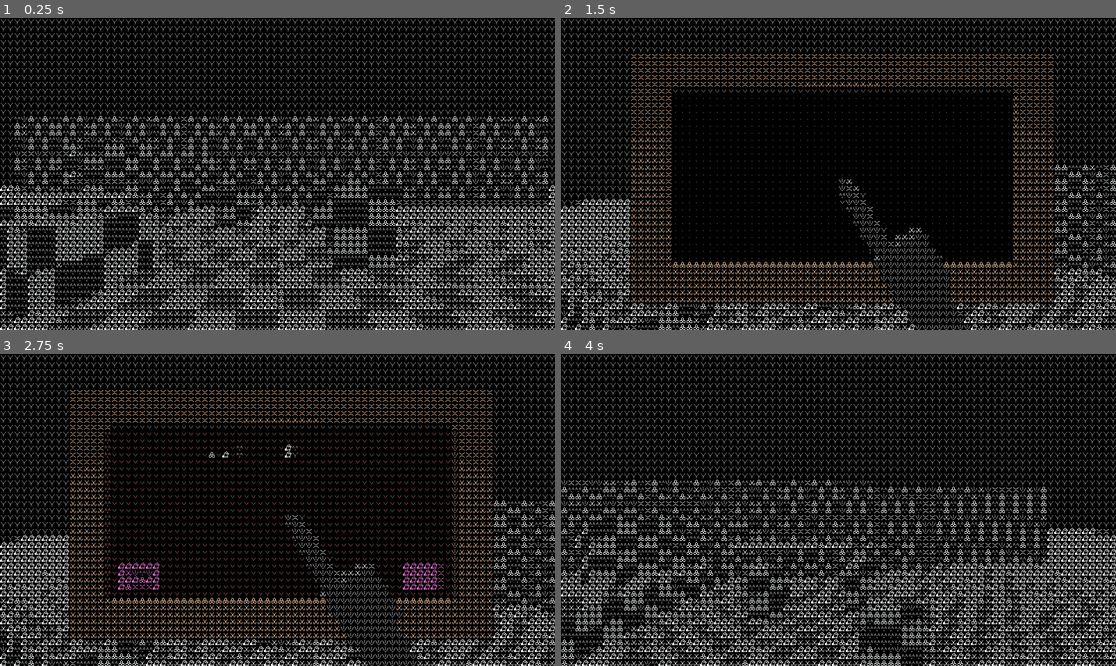
Above: before the commit, frames 1-4 (two rows, left to right).
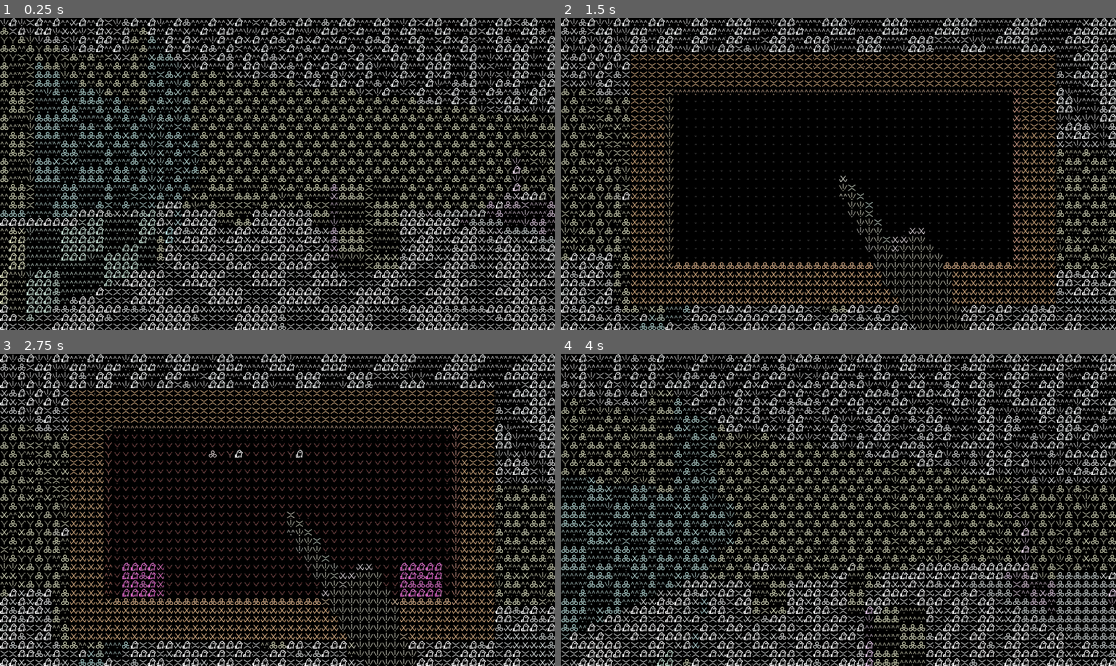
Above: after the commit, the same moments.

Repository: Tchetchouille/ijo-musi
Game: Godot game, scene res://Scenes/SystemsAndManagers/main.tscn
Same seed, same stepped clock (60 frames per second), same inputs: the game is played once before the commit and once after it.
Inputs (mouse positions are in pixels of both pictures, inside the frame that each line leads up to):
- Up to frame 1 (0.25 s): no input
- Up to frame 2 (1.5 s): tap Enter at 0.5 s; move the mouse to (866, 174) at 0.52 s; press the mouse at (866, 174) at 0.53 s; hold Space (fly_up) from 0.53 s (still down); move the mouse to (810, 174) at 1.27 s; release the mouse at (810, 174) at 1.28 s; right-click (810, 174) at 1.35 s
- Up to frame 3 (2.75 s): keep holding Space (fly_up); move the mouse to (288, 503) at 2.02 s; press the mouse at (288, 503) at 2.03 s
- Up to frame 4 (4 s): keep holding Space (fly_up); tap Enter at 2.75 s; move the mouse to (832, 516) at 2.77 s; release the mouse at (832, 516) at 2.78 s; right-click (832, 516) at 2.85 s; move the mouse to (877, 513) at 3.52 s; press the mouse at (877, 513) at 3.53 s

The runs differ from the first frame. In frame 1, 48% of the frame differs, in the area x 0-100%, y 0-100%; in frame 2, 33%; in frame 3, 38%; in frame 4, 47%.

Commit message:
Finished Waiting Room Whiteboxing

Diff:
--- a/Godot Project/Actual ijo musi Project/actual-ijo-musi-project/Resources and Assets/Shaders/ascii_shader.tres
+++ b/Godot Project/Actual ijo musi Project/actual-ijo-musi-project/Resources and Assets/Shaders/ascii_shader.tres
@@ -14,7 +14,7 @@
 [sub_resource type="VisualShaderNodeVectorCompose" id="VisualShaderNodeVectorCompose_flp6w"]
 
 [sub_resource type="VisualShaderNodeFloatConstant" id="VisualShaderNodeFloatConstant_514u3"]
-constant = 0.1
+constant = 0.08
 
 [sub_resource type="VisualShaderNodeInput" id="VisualShaderNodeInput_fx8dt"]
 input_name = "uv"
@@ -184,7 +184,7 @@
 
 
 // FloatConstant:14
-	float n_out14p0 = 0.100000;
+	float n_out14p0 = 0.080000;
 
 
 // VectorCompose:13
@@ -464,7 +464,7 @@
 
 }
 "
-graph_offset = Vector2(-1883.52, 284.16)
+graph_offset = Vector2(-1302.6, 151.389)
 mode = 1
 flags/light_only = false
 nodes/fragment/0/position = Vector2(1880, 4940)
--- a/Godot Project/Actual ijo musi Project/actual-ijo-musi-project/Resources and Assets/Shaders/pixel_shader.tres
+++ b/Godot Project/Actual ijo musi Project/actual-ijo-musi-project/Resources and Assets/Shaders/pixel_shader.tres
@@ -14,7 +14,7 @@
 [sub_resource type="VisualShaderNodeVectorCompose" id="VisualShaderNodeVectorCompose_flp6w"]
 
 [sub_resource type="VisualShaderNodeFloatConstant" id="VisualShaderNodeFloatConstant_514u3"]
-constant = 0.1
+constant = 0.08
 
 [sub_resource type="VisualShaderNodeTexture" id="VisualShaderNodeTexture_8scub"]
 source = 1
@@ -56,7 +56,7 @@
 
 
 // FloatConstant:14
-	float n_out14p0 = 0.100000;
+	float n_out14p0 = 0.080000;
 
 
 // VectorCompose:13
@@ -90,7 +90,7 @@
 
 }
 "
-graph_offset = Vector2(-1114.97, 49.7704)
+graph_offset = Vector2(-1343.32, 229.94)
 mode = 1
 flags/light_only = false
 nodes/fragment/3/node = SubResource("VisualShaderNodeTexture_8scub")
--- a/Godot Project/Actual ijo musi Project/actual-ijo-musi-project/Scenes/Level Prototypes and Whiteboxing/whitebox_waiting_room.tscn
+++ b/Godot Project/Actual ijo musi Project/actual-ijo-musi-project/Scenes/Level Prototypes and Whiteboxing/whitebox_waiting_room.tscn
@@ -1,10 +1,10 @@
-[gd_scene load_steps=19 format=3 uid="uid://c6fca6orqkrh4"]
+[gd_scene load_steps=56 format=3 uid="uid://c6fca6orqkrh4"]
 
 [ext_resource type="Texture2D" uid="uid://ch880hx1kx5ot" path="res://Resources and Assets/Textures/whitebox_texture.png" id="1_nvjux"]
 
 [sub_resource type="StandardMaterial3D" id="StandardMaterial3D_ystdp"]
 albedo_texture = ExtResource("1_nvjux")
-uv1_scale = Vector3(100, 100, 100)
+uv1_scale = Vector3(45, 0.5, 20)
 uv1_triplanar = true
 
 [sub_resource type="BoxMesh" id="BoxMesh_5tdr4"]
@@ -32,7 +32,7 @@
 
 [sub_resource type="StandardMaterial3D" id="StandardMaterial3D_5tdr4"]
 albedo_texture = ExtResource("1_nvjux")
-uv1_scale = Vector3(2, 3, 5)
+uv1_scale = Vector3(2, 3, 8)
 uv1_triplanar = true
 
 [sub_resource type="BoxMesh" id="BoxMesh_e78lp"]
@@ -42,7 +42,7 @@
 
 [sub_resource type="StandardMaterial3D" id="StandardMaterial3D_cc2fd"]
 albedo_texture = ExtResource("1_nvjux")
-uv1_scale = Vector3(4.5, 1, 9)
+uv1_scale = Vector3(4.5, 1, 11)
 uv1_triplanar = true
 
 [sub_resource type="BoxMesh" id="BoxMesh_pe3tw"]
@@ -50,6 +50,16 @@
 
 [sub_resource type="BoxShape3D" id="BoxShape3D_qshpw"]
 
+[sub_resource type="StandardMaterial3D" id="StandardMaterial3D_8hccs"]
+albedo_texture = ExtResource("1_nvjux")
+uv1_scale = Vector3(1, 10, 3)
+uv1_triplanar = true
+
+[sub_resource type="BoxMesh" id="BoxMesh_kcvfc"]
+material = SubResource("StandardMaterial3D_8hccs")
+
+[sub_resource type="BoxShape3D" id="BoxShape3D_e4dj8"]
+
 [sub_resource type="StandardMaterial3D" id="StandardMaterial3D_pe3tw"]
 albedo_texture = ExtResource("1_nvjux")
 uv1_scale = Vector3(30, 10, 0.1)
@@ -60,28 +70,154 @@
 
 [sub_resource type="BoxShape3D" id="BoxShape3D_1yb1q"]
 
+[sub_resource type="StandardMaterial3D" id="StandardMaterial3D_qshpw"]
+albedo_texture = ExtResource("1_nvjux")
+uv1_scale = Vector3(7.5, 10, 0.5)
+uv1_triplanar = true
+
+[sub_resource type="BoxMesh" id="BoxMesh_nvjux"]
+material = SubResource("StandardMaterial3D_qshpw")
+
+[sub_resource type="BoxShape3D" id="BoxShape3D_ystdp"]
+
+[sub_resource type="BoxShape3D" id="BoxShape3D_e78lp"]
+size = Vector3(0.994141, 1.22043, 1)
+
+[sub_resource type="StandardMaterial3D" id="StandardMaterial3D_1yb1q"]
+albedo_texture = ExtResource("1_nvjux")
+uv1_scale = Vector3(0.75, 0.75, 1)
+uv1_triplanar = true
+
+[sub_resource type="BoxMesh" id="BoxMesh_1yb1q"]
+material = SubResource("StandardMaterial3D_1yb1q")
+
+[sub_resource type="StandardMaterial3D" id="StandardMaterial3D_nsfrj"]
+albedo_texture = ExtResource("1_nvjux")
+uv1_scale = Vector3(0.25, 1.25, 1)
+uv1_triplanar = true
+
+[sub_resource type="BoxMesh" id="BoxMesh_nsfrj"]
+material = SubResource("StandardMaterial3D_nsfrj")
+
+[sub_resource type="BoxMesh" id="BoxMesh_cc2fd"]
+
+[sub_resource type="BoxShape3D" id="BoxShape3D_pe3tw"]
+
+[sub_resource type="StandardMaterial3D" id="StandardMaterial3D_kyc0y"]
+albedo_texture = ExtResource("1_nvjux")
+uv1_scale = Vector3(1.9, 0.6, 1)
+uv1_triplanar = true
+
+[sub_resource type="BoxMesh" id="BoxMesh_kyc0y"]
+material = SubResource("StandardMaterial3D_kyc0y")
+
+[sub_resource type="BoxShape3D" id="BoxShape3D_qtvbj"]
+
+[sub_resource type="StandardMaterial3D" id="StandardMaterial3D_qtvbj"]
+albedo_texture = ExtResource("1_nvjux")
+uv1_scale = Vector3(0.2, 0.2, 0.2)
+uv1_triplanar = true
+
+[sub_resource type="CylinderMesh" id="CylinderMesh_60uxu"]
+material = SubResource("StandardMaterial3D_qtvbj")
+
+[sub_resource type="CylinderShape3D" id="CylinderShape3D_tb8pr"]
+
+[sub_resource type="StandardMaterial3D" id="StandardMaterial3D_vlhxa"]
+albedo_texture = ExtResource("1_nvjux")
+uv1_scale = Vector3(0.6, 0.5, 0.6)
+uv1_triplanar = true
+
+[sub_resource type="BoxMesh" id="BoxMesh_fblsa"]
+material = SubResource("StandardMaterial3D_vlhxa")
+
+[sub_resource type="BoxShape3D" id="BoxShape3D_v6mdv"]
+
+[sub_resource type="StandardMaterial3D" id="StandardMaterial3D_60uxu"]
+albedo_texture = ExtResource("1_nvjux")
+uv1_scale = Vector3(1, 3, 6)
+uv1_triplanar = true
+
+[sub_resource type="BoxMesh" id="BoxMesh_8hccs"]
+material = SubResource("StandardMaterial3D_60uxu")
+
+[sub_resource type="BoxShape3D" id="BoxShape3D_etx55"]
+
+[sub_resource type="BoxMesh" id="BoxMesh_qtvbj"]
+
+[sub_resource type="BoxShape3D" id="BoxShape3D_60uxu"]
+
+[sub_resource type="StandardMaterial3D" id="StandardMaterial3D_tb8pr"]
+albedo_texture = ExtResource("1_nvjux")
+uv1_scale = Vector3(0.5, 8, 1)
+uv1_triplanar = true
+
+[sub_resource type="BoxMesh" id="BoxMesh_60uxu"]
+material = SubResource("StandardMaterial3D_tb8pr")
+
+[sub_resource type="StandardMaterial3D" id="StandardMaterial3D_fblsa"]
+albedo_texture = ExtResource("1_nvjux")
+uv1_scale = Vector3(4, 0.2, 1)
+uv1_triplanar = true
+
+[sub_resource type="BoxMesh" id="BoxMesh_tb8pr"]
+material = SubResource("StandardMaterial3D_fblsa")
+
+[sub_resource type="BoxShape3D" id="BoxShape3D_vlhxa"]
+
+[sub_resource type="StandardMaterial3D" id="StandardMaterial3D_v6mdv"]
+albedo_texture = ExtResource("1_nvjux")
+uv1_scale = Vector3(0.5, 0.4, 0.5)
+uv1_triplanar = true
+
+[sub_resource type="CylinderMesh" id="CylinderMesh_nvjux"]
+material = SubResource("StandardMaterial3D_v6mdv")
+
+[sub_resource type="CylinderShape3D" id="CylinderShape3D_ystdp"]
+
+[sub_resource type="BoxMesh" id="BoxMesh_etx55"]
+
+[sub_resource type="BoxShape3D" id="BoxShape3D_kcvfc"]
+
 [node name="WhiteboxWaitingRoom" type="Node3D"]
-
-[node name="Floor" type="StaticBody3D" parent="."]
-transform = Transform3D(100, 0, 0, 0, 0.072, 0, 0, 0, 100, 0, 0, 0)
-
-[node name="MeshInstance3D" type="MeshInstance3D" parent="Floor"]
-mesh = SubResource("BoxMesh_5tdr4")
-
-[node name="CollisionShape3D" type="CollisionShape3D" parent="Floor"]
-shape = SubResource("BoxShape3D_nvjux")
 
 [node name="Lights" type="Node3D" parent="."]
 transform = Transform3D(-0.5, 0.612372, -0.612372, 0, 0.707107, 0.707107, 0.866025, 0.353553, -0.353553, 0, 0, 0)
 
 [node name="DirectionalLight3D" type="DirectionalLight3D" parent="Lights"]
 transform = Transform3D(-0.5, -0.612372, 0.612372, 0.612372, 0.25, 0.75, -0.612372, 0.75, 0.25, 0, 0, 0)
+light_color = Color(1, 1, 0.803922, 1)
 
 [node name="DirectionalLight3D2" type="DirectionalLight3D" parent="Lights"]
 transform = Transform3D(1, 0, 0, 0, 1, -2.98023e-08, 0, -2.98023e-08, 1, 0, 0, 0)
+light_color = Color(1, 0.815686, 1, 1)
 
 [node name="DirectionalLight3D3" type="DirectionalLight3D" parent="Lights"]
 transform = Transform3D(-0.5, 0.612373, -0.612373, -0.612372, 0.25, 0.75, 0.612372, 0.75, 0.25, 0, 0, 0)
+light_color = Color(0.74902, 1, 1, 1)
+
+[node name="DirectionalLight3D4" type="DirectionalLight3D" parent="Lights"]
+transform = Transform3D(0.572906, 0.772632, -0.273531, 0.273531, -0.49483, -0.824818, -0.772632, 0.397723, -0.49483, 0, 0, 0)
+
+[node name="FloorAndCeiling" type="Node3D" parent="."]
+
+[node name="Floor" type="StaticBody3D" parent="FloorAndCeiling"]
+transform = Transform3D(45, 0, 0, 0, 0.072, 0, 0, 0, 20, 2.5, 0, -5)
+
+[node name="MeshInstance3D" type="MeshInstance3D" parent="FloorAndCeiling/Floor"]
+mesh = SubResource("BoxMesh_5tdr4")
+
+[node name="CollisionShape3D" type="CollisionShape3D" parent="FloorAndCeiling/Floor"]
+shape = SubResource("BoxShape3D_nvjux")
+
+[node name="Ceiling" type="StaticBody3D" parent="FloorAndCeiling"]
+transform = Transform3D(44.5621, 0.0100205, 0, -6.26279, 0.0712993, 0, 0, 0, 20, 2.5, 6.9155, -5)
+
+[node name="MeshInstance3D" type="MeshInstance3D" parent="FloorAndCeiling/Ceiling"]
+mesh = SubResource("BoxMesh_5tdr4")
+
+[node name="CollisionShape3D" type="CollisionShape3D" parent="FloorAndCeiling/Ceiling"]
+shape = SubResource("BoxShape3D_nvjux")
 
 [node name="Showcases" type="Node3D" parent="."]
 
@@ -133,7 +269,7 @@
 [node name="Rubbles" type="Node3D" parent="."]
 
 [node name="Rubbles1" type="StaticBody3D" parent="Rubbles"]
-transform = Transform3D(1.69556, 0, -2.65174, 0, 3, 0, 1.0607, 0, 4.2389, -6.17659, 1.49143, -9.6892)
+transform = Transform3D(1.99511, 0, -0.559166, 0, 3, 0, 0.139791, 0, 7.98043, -5.87962, 2.53964, -8.23284)
 
 [node name="MeshInstance3D" type="MeshInstance3D" parent="Rubbles/Rubbles1"]
 transform = Transform3D(1, 0, 0, 0, 1, 0, 0, 0, 1, 0, 0, 0)
@@ -142,23 +278,276 @@
 [node name="CollisionShape3D" type="CollisionShape3D" parent="Rubbles/Rubbles1"]
 shape = SubResource("BoxShape3D_cc2fd")
 
-[node name="StaticBody3D" type="StaticBody3D" parent="Rubbles"]
-transform = Transform3D(4.40829, 0, -1.8077, 0, 1, 0, 0.90385, 0, 8.81659, -6.87867, 0.525461, -8.55697)
-
-[node name="MeshInstance3D" type="MeshInstance3D" parent="Rubbles/StaticBody3D"]
+[node name="Rubbles2" type="StaticBody3D" parent="Rubbles"]
+transform = Transform3D(4.14646, 0, 4.27382, 0, 1, 0, -1.74838, 0, 10.1358, -6.54965, 0.00749874, -8.31383)
+
+[node name="MeshInstance3D" type="MeshInstance3D" parent="Rubbles/Rubbles2"]
 transform = Transform3D(1, 0, 0, 0, 1, 0, 0, 0, 1, -0.00712705, -3.33786e-05, -0.00170088)
 mesh = SubResource("BoxMesh_pe3tw")
 
-[node name="CollisionShape3D" type="CollisionShape3D" parent="Rubbles/StaticBody3D"]
+[node name="CollisionShape3D" type="CollisionShape3D" parent="Rubbles/Rubbles2"]
 shape = SubResource("BoxShape3D_qshpw")
 
+[node name="Rubbles4" type="StaticBody3D" parent="Rubbles"]
+transform = Transform3D(4.49391, 0, -0.572053, 0, 1, 0, 0.234021, 0, 10.9851, -7.73052, 0.525461, -6.03433)
+
+[node name="MeshInstance3D" type="MeshInstance3D" parent="Rubbles/Rubbles4"]
+transform = Transform3D(1, 0, 0, 0, 1, 0, 0, 0, 1, -0.00712705, -3.33786e-05, -0.00170088)
+mesh = SubResource("BoxMesh_pe3tw")
+
+[node name="CollisionShape3D" type="CollisionShape3D" parent="Rubbles/Rubbles4"]
+shape = SubResource("BoxShape3D_qshpw")
+
+[node name="Rubbles3" type="StaticBody3D" parent="Rubbles"]
+transform = Transform3D(0.993637, 0, -0.337893, 0, 10, 0, 0.112631, 0, 2.98091, -6.06495, 5, -10.3728)
+
+[node name="MeshInstance3D" type="MeshInstance3D" parent="Rubbles/Rubbles3"]
+mesh = SubResource("BoxMesh_kcvfc")
+
+[node name="CollisionShape3D" type="CollisionShape3D" parent="Rubbles/Rubbles3"]
+shape = SubResource("BoxShape3D_e4dj8")
+
 [node name="Walls" type="Node3D" parent="."]
 
-[node name="StaticBody3D" type="StaticBody3D" parent="Walls"]
-transform = Transform3D(30, 0, 0, 0, 5, 0, 0, 0, 0.1, 0, 2.5, -11.534)
-
-[node name="MeshInstance3D" type="MeshInstance3D" parent="Walls/StaticBody3D"]
+[node name="EastWall" type="StaticBody3D" parent="Walls"]
+transform = Transform3D(30, 0, 0, 0, 10, 0, 0, 0, 0.5, 3.167, 5, -12)
+
+[node name="MeshInstance3D" type="MeshInstance3D" parent="Walls/EastWall"]
 mesh = SubResource("BoxMesh_qshpw")
 
-[node name="CollisionShape3D" type="CollisionShape3D" parent="Walls/StaticBody3D"]
+[node name="CollisionShape3D" type="CollisionShape3D" parent="Walls/EastWall"]
 shape = SubResource("BoxShape3D_1yb1q")
+
+[node name="WestWall" type="StaticBody3D" parent="Walls"]
+transform = Transform3D(30, 0, 0, 0, 10, 0, 0, 0, 0.5, 3.167, 5, 3)
+
+[node name="MeshInstance3D" type="MeshInstance3D" parent="Walls/WestWall"]
+mesh = SubResource("BoxMesh_qshpw")
+
+[node name="CollisionShape3D" type="CollisionShape3D" parent="Walls/WestWall"]
+shape = SubResource("BoxShape3D_1yb1q")
+
+[node name="NorthWalls" type="Node3D" parent="Walls"]
+
+[node name="NorthEastWall" type="StaticBody3D" parent="Walls/NorthWalls"]
+transform = Transform3D(6.49519, 0, 0.25, 0, 10, 0, -3.75, 0, 0.433013, -15.1866, 5, -10.0741)
+
+[node name="MeshInstance3D" type="MeshInstance3D" parent="Walls/NorthWalls/NorthEastWall"]
+mesh = SubResource("BoxMesh_nvjux")
+
+[node name="CollisionShape3D" type="CollisionShape3D" parent="Walls/NorthWalls/NorthEastWall"]
+shape = SubResource("BoxShape3D_ystdp")
+
+[node name="NorthWestWall" type="StaticBody3D" parent="Walls/NorthWalls"]
+transform = Transform3D(6.49519, 0, -0.25, 0, 10, 0, 3.75, 0, 0.433013, -15.187, 5, 1)
+
+[node name="MeshInstance3D" type="MeshInstance3D" parent="Walls/NorthWalls/NorthWestWall"]
+mesh = SubResource("BoxMesh_nvjux")
+
+[node name="CollisionShape3D" type="CollisionShape3D" parent="Walls/NorthWalls/NorthWestWall"]
+shape = SubResource("BoxShape3D_ystdp")
+
+[node name="NorthWall" type="StaticBody3D" parent="Walls/NorthWalls"]
+transform = Transform3D(-3.27835e-07, 0, 0.5, 0, 10, 0, -7.5, 0, -2.18557e-08, -18.6228, 5, -4.54996)
+
+[node name="MeshInstance3D" type="MeshInstance3D" parent="Walls/NorthWalls/NorthWall"]
+mesh = SubResource("BoxMesh_nvjux")
+
+[node name="CollisionShape3D" type="CollisionShape3D" parent="Walls/NorthWalls/NorthWall"]
+shape = SubResource("BoxShape3D_ystdp")
+
+[node name="SouthWalls" type="Node3D" parent="Walls"]
+transform = Transform3D(-1, 0, -8.74228e-08, 0, 1, 0, 8.74228e-08, 0, -1, 0.938204, 0.00106049, -8.92178)
+
+[node name="SouthWestWall" type="StaticBody3D" parent="Walls/SouthWalls"]
+transform = Transform3D(6.49519, 0, 0.25, 0, 10, 0, -3.75, 0, 0.433013, -15.1866, 5, -10.0741)
+
+[node name="MeshInstance3D" type="MeshInstance3D" parent="Walls/SouthWalls/SouthWestWall"]
+mesh = SubResource("BoxMesh_nvjux")
+
+[node name="CollisionShape3D" type="CollisionShape3D" parent="Walls/SouthWalls/SouthWestWall"]
+shape = SubResource("BoxShape3D_ystdp")
+
+[node name="SouthEastWall" type="StaticBody3D" parent="Walls/SouthWalls"]
+transform = Transform3D(6.49519, 0, -0.25, 0, 10, 0, 3.75, 0, 0.433013, -15.187, 5, 1)
+
+[node name="MeshInstance3D" type="MeshInstance3D" parent="Walls/SouthWalls/SouthEastWall"]
+mesh = SubResource("BoxMesh_nvjux")
+
+[node name="CollisionShape3D" type="CollisionShape3D" parent="Walls/SouthWalls/SouthEastWall"]
+shape = SubResource("BoxShape3D_ystdp")
+
+[node name="SouthWall" type="StaticBody3D" parent="Walls/SouthWalls"]
+transform = Transform3D(-3.27835e-07, 0, 0.5, 0, 10, 0, -7.5, 0, -2.18557e-08, -18.6228, 5, -4.54996)
+
+[node name="MeshInstance3D" type="MeshInstance3D" parent="Walls/SouthWalls/SouthWall"]
+mesh = SubResource("BoxMesh_nvjux")
+
+[node name="CollisionShape3D" type="CollisionShape3D" parent="Walls/SouthWalls/SouthWall"]
+shape = SubResource("BoxShape3D_ystdp")
+
+[node name="Armchair" type="StaticBody3D" parent="."]
+transform = Transform3D(-0.791042, 0, -0.611762, 0, 1, 0, 0.611762, 0, -0.791042, 8.48932, 0, -1.51208)
+
+[node name="CollisionShape3D" type="CollisionShape3D" parent="Armchair"]
+transform = Transform3D(1, -0.000469799, 1.78814e-07, 0.000469799, 1, -0.000607477, 1.49012e-07, 0.000607477, 1, 0.134088, 0.662558, 0.000403881)
+shape = SubResource("BoxShape3D_e78lp")
+
+[node name="MeshInstance3D" type="MeshInstance3D" parent="Armchair"]
+transform = Transform3D(0.75, 0, 0, 0, 0.75, 0, 0, 0, 1, 0, 0.375, 0)
+mesh = SubResource("BoxMesh_1yb1q")
+
+[node name="MeshInstance3D2" type="MeshInstance3D" parent="Armchair"]
+transform = Transform3D(0.25, 0, 0, 0, 1.25, 0, 0, 0, 1, 0.5, 0.65, 0)
+mesh = SubResource("BoxMesh_nsfrj")
+
+[node name="Armchair2" type="StaticBody3D" parent="."]
+transform = Transform3D(-0.997635, 0.0687293, 3.00425e-09, 0, -4.37114e-08, 1, 0.0687293, 0.997635, 4.3608e-08, 8.26237, 0.546839, -7.10091)
+
+[node name="CollisionShape3D" type="CollisionShape3D" parent="Armchair2"]
+transform = Transform3D(1, -0.000469799, 1.78814e-07, 0.000469799, 1, -0.000607477, 1.49012e-07, 0.000607477, 1, 0.134088, 0.662558, 0.000403881)
+shape = SubResource("BoxShape3D_e78lp")
+
+[node name="MeshInstance3D" type="MeshInstance3D" parent="Armchair2"]
+transform = Transform3D(0.75, 0, 0, 0, 0.75, 0, 0, 0, 1, 0, 0.375, 0)
+mesh = SubResource("BoxMesh_1yb1q")
+
+[node name="MeshInstance3D2" type="MeshInstance3D" parent="Armchair2"]
+transform = Transform3D(0.25, 0, 0, 0, 1.25, 0, 0, 0, 1, 0.5, 0.65, 0)
+mesh = SubResource("BoxMesh_nsfrj")
+
+[node name="Rug" type="StaticBody3D" parent="."]
+transform = Transform3D(8, 0, 0, 0, 0.1, 0, 0, 0, 10, 10.65, 0, -4.265)
+
+[node name="MeshInstance3D" type="MeshInstance3D" parent="Rug"]
+mesh = SubResource("BoxMesh_cc2fd")
+
+[node name="CollisionShape3D" type="CollisionShape3D" parent="Rug"]
+shape = SubResource("BoxShape3D_pe3tw")
+
+[node name="Body" type="StaticBody3D" parent="."]
+transform = Transform3D(1.67002, 0, -0.476898, 0, 0.6, 0, 0.906106, 0, 0.878959, 11.172, 0.334089, -5.1718)
+
+[node name="MeshInstance3D" type="MeshInstance3D" parent="Body"]
+mesh = SubResource("BoxMesh_kyc0y")
+
+[node name="CollisionShape3D" type="CollisionShape3D" parent="Body"]
+shape = SubResource("BoxShape3D_qtvbj")
+
+[node name="PoisonBottle" type="StaticBody3D" parent="."]
+transform = Transform3D(0.15883, 0.121544, -5.31288e-09, 1.73145e-16, -8.74228e-09, -0.2, -0.121544, 0.15883, -6.94268e-09, 18.549, 0.144899, -7.45554)
+
+[node name="MeshInstance3D" type="MeshInstance3D" parent="PoisonBottle"]
+mesh = SubResource("CylinderMesh_60uxu")
+
+[node name="CollisionShape3D" type="CollisionShape3D" parent="PoisonBottle"]
+shape = SubResource("CylinderShape3D_tb8pr")
+
+[node name="Table" type="StaticBody3D" parent="."]
+transform = Transform3D(0.6, 0, 0, 0, 0.5, 0, 0, 0, 0.6, 9.26868, 0.304567, -0.451812)
+
+[node name="MeshInstance3D" type="MeshInstance3D" parent="Table"]
+mesh = SubResource("BoxMesh_fblsa")
+
+[node name="CollisionShape3D" type="CollisionShape3D" parent="Table"]
+shape = SubResource("BoxShape3D_v6mdv")
+
+[node name="Table2" type="StaticBody3D" parent="."]
+transform = Transform3D(0.6, 0, 0, 0, 0.5, 0, 0, 0, 0.6, 9.1787, 0.304567, -8.38137)
+
+[node name="MeshInstance3D" type="MeshInstance3D" parent="Table2"]
+mesh = SubResource("BoxMesh_fblsa")
+
+[node name="CollisionShape3D" type="CollisionShape3D" parent="Table2"]
+shape = SubResource("BoxShape3D_v6mdv")
+
+[node name="Bookshelf" type="StaticBody3D" parent="."]
+transform = Transform3D(0.5, 0, 5.19615, 0, 3, 0, -0.866025, 0, 3, 15.2892, 1.5, -9.5763)
+
+[node name="MeshInstance3D" type="MeshInstance3D" parent="Bookshelf"]
+mesh = SubResource("BoxMesh_8hccs")
+
+[node name="CollisionShape3D" type="CollisionShape3D" parent="Bookshelf"]
+shape = SubResource("BoxShape3D_etx55")
+
+[node name="Fireplace" type="Node3D" parent="."]
+transform = Transform3D(1, 0, 0, 0, 1, 0, 0, 0, 1, 18.7181, 0.827454, -4.38022)
+
+[node name="Fireplace" type="StaticBody3D" parent="Fireplace"]
+transform = Transform3D(0.75, 0, 0, 0, 1.5, 0, 0, 0, 3, 0.204872, 0, 0)
+
+[node name="MeshInstance3D" type="MeshInstance3D" parent="Fireplace/Fireplace"]
+mesh = SubResource("BoxMesh_qtvbj")
+
+[node name="CollisionShape3D" type="CollisionShape3D" parent="Fireplace/Fireplace"]
+shape = SubResource("BoxShape3D_60uxu")
+
+[node name="Chimney" type="MeshInstance3D" parent="Fireplace"]
+transform = Transform3D(0.5, 0, 0, 0, 8, 0, 0, 0, 1, 0.362398, 4.7758, 0)
+mesh = SubResource("BoxMesh_60uxu")
+
+[node name="Plants" type="Node3D" parent="."]
+transform = Transform3D(0.866025, 0, 0.5, 0, 1, 0, -0.5, 0, 0.866025, 15.7776, 1.1036, 0.503665)
+
+[node name="PlantShelf" type="StaticBody3D" parent="Plants"]
+transform = Transform3D(4, 0, 0, 0, 0.2, 0, 0, 0, 1, 0, 0, 0)
+
+[node name="MeshInstance3D" type="MeshInstance3D" parent="Plants/PlantShelf"]
+mesh = SubResource("BoxMesh_tb8pr")
+
+[node name="CollisionShape3D" type="CollisionShape3D" parent="Plants/PlantShelf"]
+shape = SubResource("BoxShape3D_vlhxa")
+
+[node name="Plant" type="StaticBody3D" parent="Plants"]
+transform = Transform3D(0.5, 0, 0, 0, 0.4, 0, 0, 0, 0.5, 1.47088, 0.497056, 0.00503922)
+
+[node name="MeshInstance3D" type="MeshInstance3D" parent="Plants/Plant"]
+mesh = SubResource("CylinderMesh_nvjux")
+
+[node name="CollisionShape3D" type="CollisionShape3D" parent="Plants/Plant"]
+shape = SubResource("CylinderShape3D_ystdp")
+
+[node name="Plant2" type="StaticBody3D" parent="Plants"]
+transform = Transform3D(0.5, 0, 0, 0, 0.4, 0, 0, 0, 0.5, 0.51519, 0.497056, 0.0128679)
+
+[node name="MeshInstance3D" type="MeshInstance3D" parent="Plants/Plant2"]
+mesh = SubResource("CylinderMesh_nvjux")
+
+[node name="CollisionShape3D" type="CollisionShape3D" parent="Plants/Plant2"]
+shape = SubResource("CylinderShape3D_ystdp")
+
+[node name="Plant3" type="StaticBody3D" parent="Plants"]
+transform = Transform3D(0.5, 0, 0, 0, 0.4, 0, 0, 0, 0.5, -1.50611, 0.497056, 0.00532818)
+
+[node name="MeshInstance3D" type="MeshInstance3D" parent="Plants/Plant3"]
+mesh = SubResource("CylinderMesh_nvjux")
+
+[node name="CollisionShape3D" type="CollisionShape3D" parent="Plants/Plant3"]
+shape = SubResource("CylinderShape3D_ystdp")
+
+[node name="Plant4" type="StaticBody3D" parent="Plants"]
+transform = Transform3D(-0.128634, 0.386536, -2.112e-08, -3.84101e-17, -1.74846e-08, -0.5, -0.48317, -0.102907, 5.62276e-09, -0.76534, -0.949845, -2.47332)
+
+[node name="MeshInstance3D" type="MeshInstance3D" parent="Plants/Plant4"]
+mesh = SubResource("CylinderMesh_nvjux")
+
+[node name="CollisionShape3D" type="CollisionShape3D" parent="Plants/Plant4"]
+shape = SubResource("CylinderShape3D_ystdp")
+
+[node name="Door" type="StaticBody3D" parent="."]
+transform = Transform3D(1.5, 0, 0, 0, 2.5, 0, 0, 0, 0.2, 0, 1.31895, 2.60089)
+
+[node name="MeshInstance3D" type="MeshInstance3D" parent="Door"]
+mesh = SubResource("BoxMesh_etx55")
+
+[node name="CollisionShape3D" type="CollisionShape3D" parent="Door"]
+shape = SubResource("BoxShape3D_kcvfc")
+
+[node name="ClayHead" type="StaticBody3D" parent="."]
+transform = Transform3D(-0.352985, 0.283297, -1.54791e-08, -3.84101e-17, -1.74846e-08, -0.5, -0.354121, -0.282388, 1.54295e-08, -13.6776, 0.153757, -2.31104)
+
+[node name="MeshInstance3D" type="MeshInstance3D" parent="ClayHead"]
+mesh = SubResource("CylinderMesh_nvjux")
+
+[node name="CollisionShape3D" type="CollisionShape3D" parent="ClayHead"]
+shape = SubResource("CylinderShape3D_ystdp")
